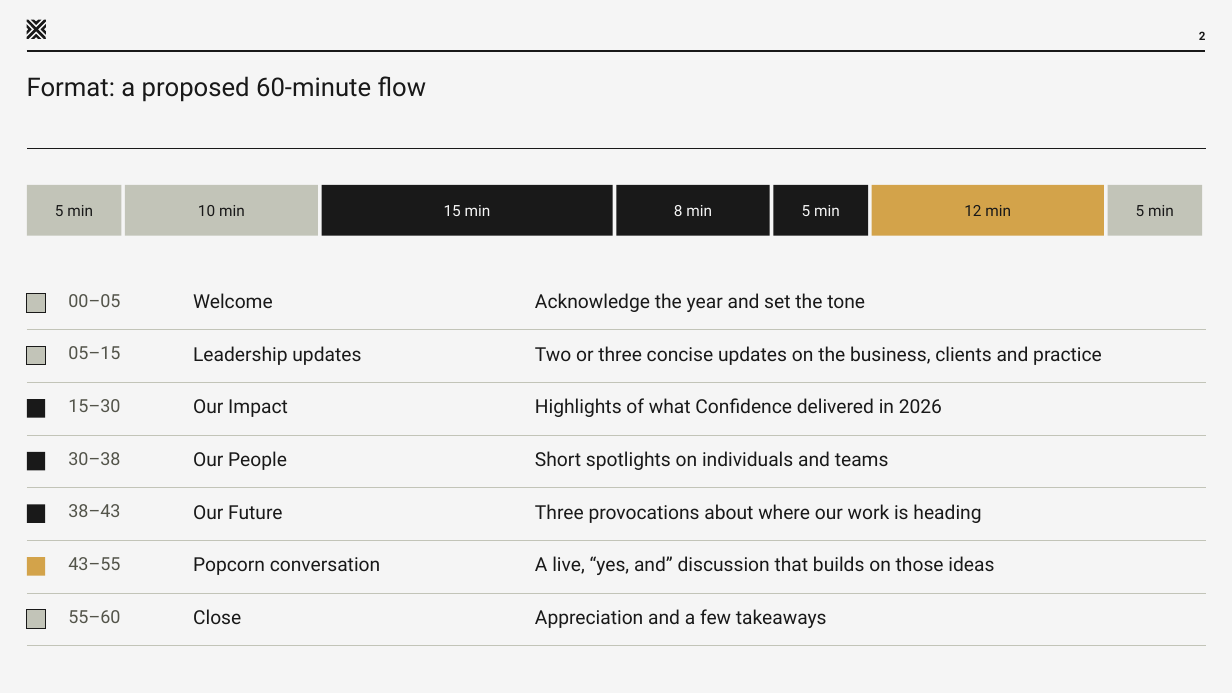
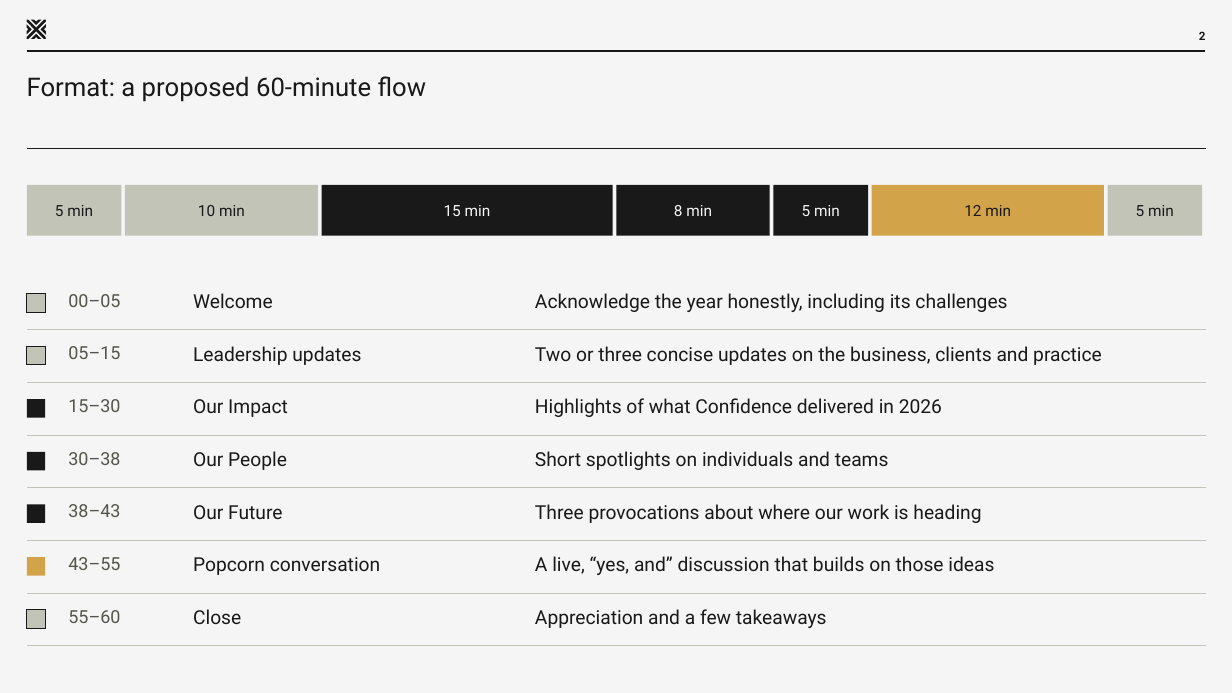
Before and after one commit to hugedeal-lab/presentations, a slide deck: slide 2 of confidence-all-hands-2026/Confidence-2026-All-Hands-Overview.pptx. Drawn at 1232x693 pixels with LibreOffice and Linux fonts; fonts in the diff are those of the drawing. Boxes give left, top, right and bottom in pixels: in the first picture for what was removed or moved away, otherwise in the second. Text is boxed around its words. In the diff, an @@ line names an element or a change of style, - is before the commit and + after.

```diff
--- a/confidence-all-hands-2026/Confidence-2026-All-Hands-Overview.pptx
+++ b/confidence-all-hands-2026/Confidence-2026-All-Hands-Overview.pptx
@@ text at bbox=[535, 293, 1007, 312]: text changed @@
-Acknowledge the year and set the tone
+Acknowledge the year honestly, including its challenges
```
Also in this commit, not shown: 3 other slides changed, 1 other file.
